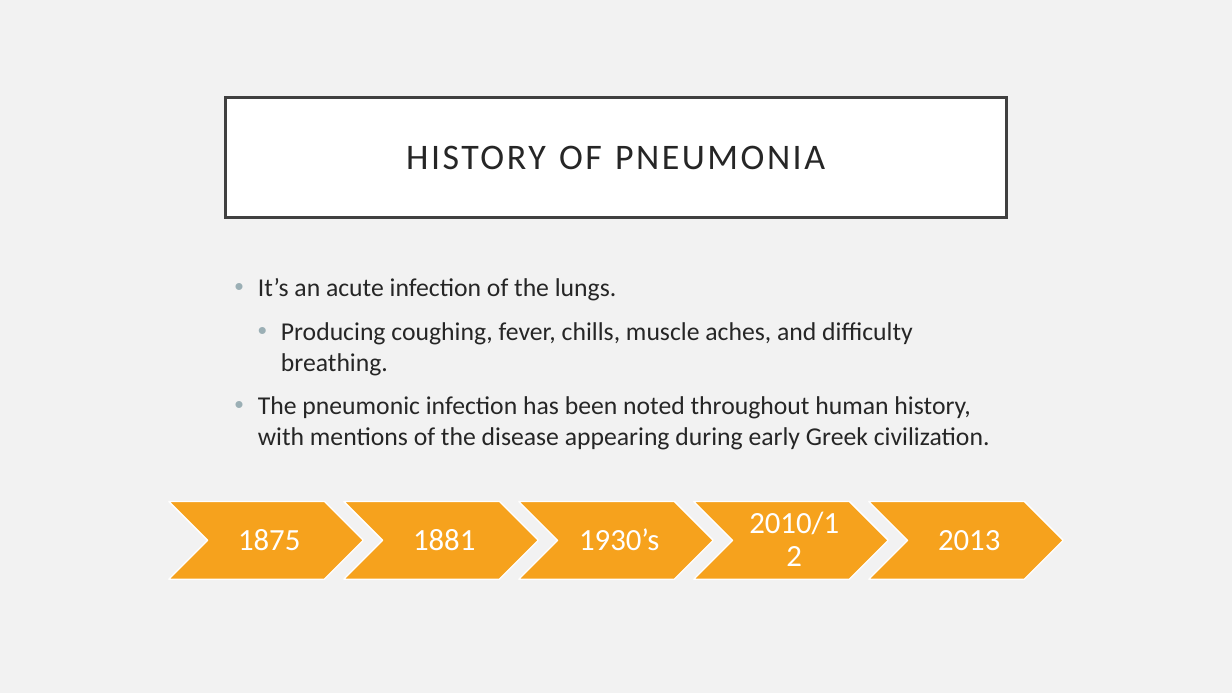
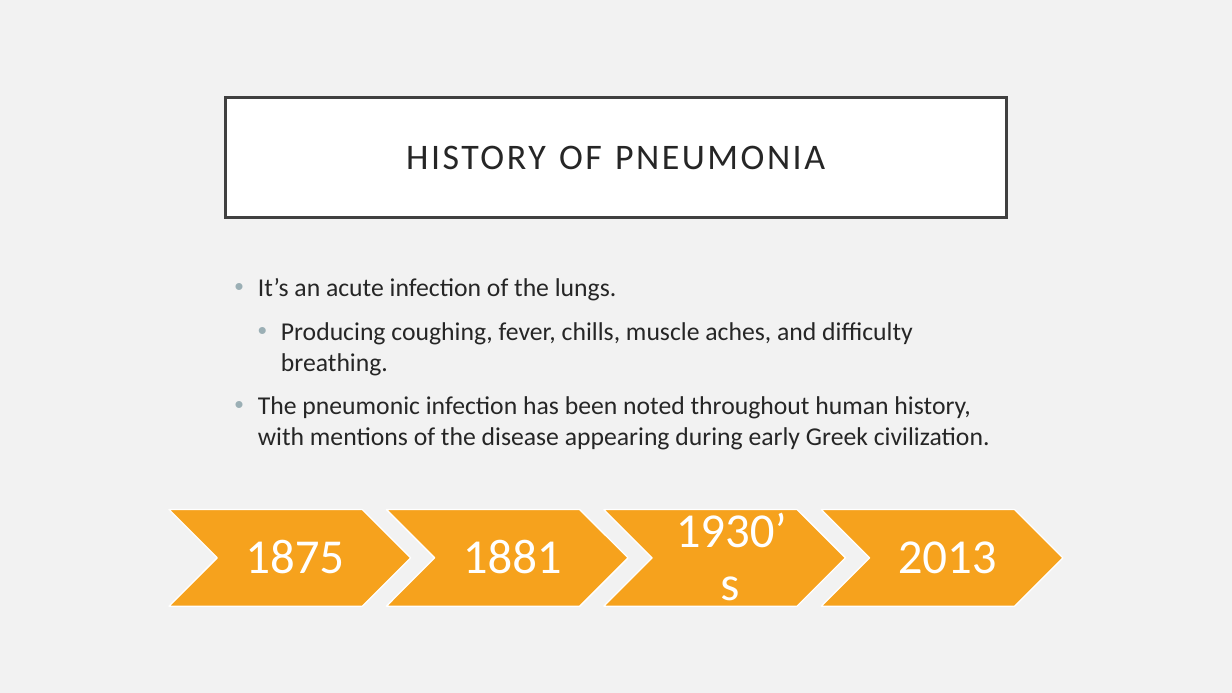
Before and after one commit to PattiCakes59/Chest-X-Ray-Examination, a slide deck: slide 3 of PneumoniaPresentation.pptx. Drawn at 1232x693 pixels with LibreOffice and Linux fonts; fonts in the diff are those of the drawing. Boxes give left, top, right and bottom in pixels: in the first picture for what was removed or moved away, otherwise in the second. Text is boxed around its words. In the diff, an @@ line names an element or a change of style, - is before the commit and + after.

```diff
--- a/PneumoniaPresentation.pptx
+++ b/PneumoniaPresentation.pptx
@@ chevron: place and size @@
-chevron at (169,502,363,579)
+chevron at (169,509,410,606)
@@ text "1875": place and size @@
-text "1875" at (238,529,300,551)
+text "1875" at (245,539,344,574)
@@ chevron: place and size @@
-chevron at (344,502,538,579)
+chevron at (386,509,628,606)
@@ text "1881": place and size @@
-text "1881" at (413,529,475,551)
+text "1881" at (463,539,562,574)
@@ chevron removed at (518,502,713,579) @@
@@ chevron: place and size @@
-chevron at (694,502,888,579)
+chevron at (604,509,846,606)
@@ size 24 to 38 pt; more space between paragraphs in 4 elements at (898,541,997,574), (245,539,344,574), (463,539,562,574), (676,507,787,612) @@
@@ text "1930’s": place and size @@
-text "1930’s" at (579,528,659,551)
+text "1930’s" at (676,507,787,612)
@@ chevron: place and size @@
-chevron at (869,502,1063,579)
+chevron at (822,509,1063,606)
@@ text "2013": place and size @@
-text "2013" at (938,530,1000,551)
+text "2013" at (898,541,997,574)
@@ text removed at (749,511,839,535) @@
-2010/12
```
Also in this commit, not shown: 4 other slides changed, 5 slides added, 4 slides removed.
